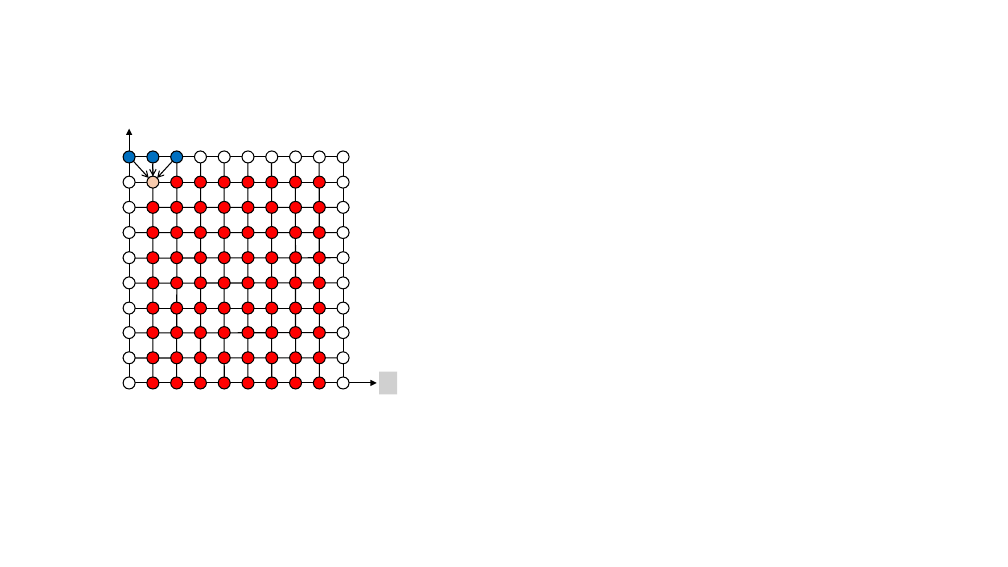
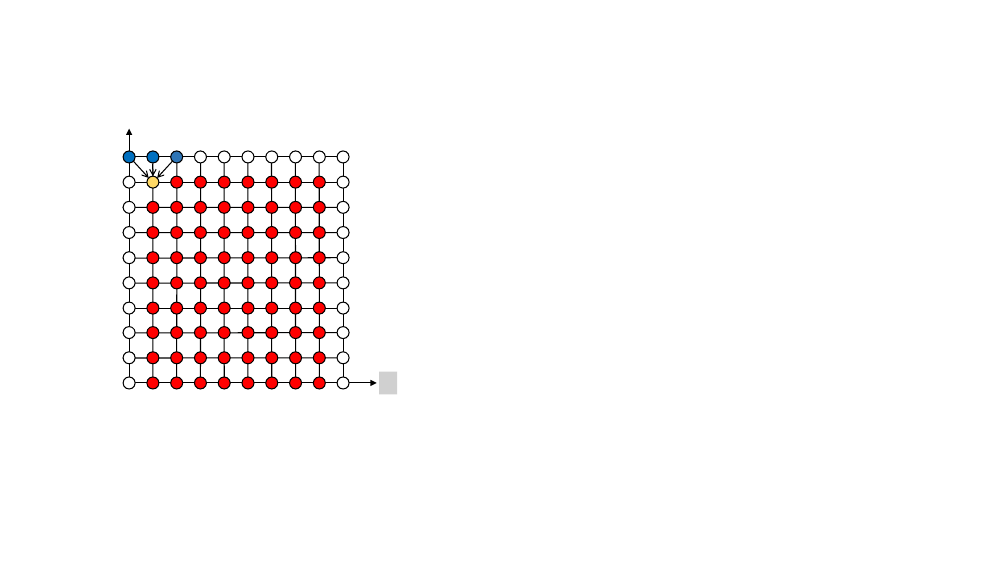
Before and after one commit to voerch/OptimizingNumericalPDE, a slide deck: slide 1 of Thesis/figures/Sunu1.pptx. Drawn at 1008x567 pixels with LibreOffice and Linux fonts; fonts in the diff are those of the drawing; grey boxes stand for pictures; background and template pictures are left out. Boxes give left, top, right and bottom in pixels: in the first picture for what was removed or moved away, otherwise in the second. Text is boxed around its words. In the diff, an @@ line names an element or a change of style, - is before the commit and + after.

```diff
--- a/Thesis/figures/Sunu1.pptx
+++ b/Thesis/figures/Sunu1.pptx
@@ ellipse at [147, 176, 159, 188]: fill #F8CBAD to #FFD966 @@
@@ ellipse at [171, 151, 183, 163]: fill #0070C0 to #2E75B6 @@
```
Also in this commit, not shown: 2 slides added, 15 other files.
